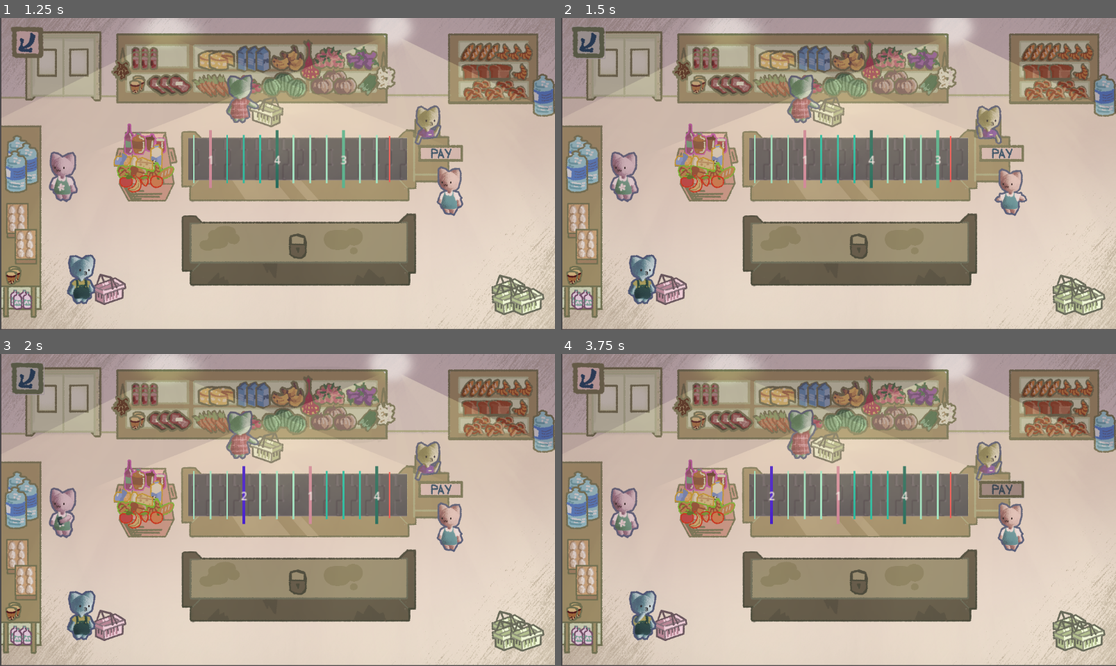
Above: before the commit, frames 1-4 (two rows, left to right).
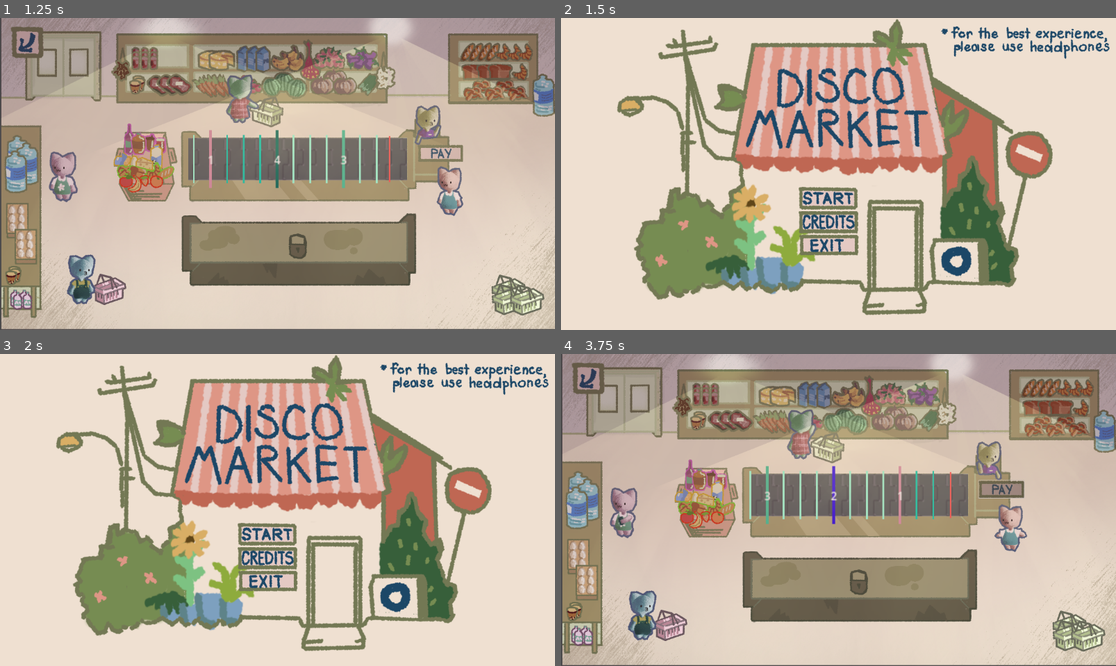
Above: after the commit, the same moments.

Repository: TheSenPie/disco-market
Game: Godot game, scene res://main_menu.tscn
Same seed, same stepped clock (60 frames per second), same inputs: the game is played once before the commit and once after it.
Inputs (mouse positions are in pixels of both pictures, inside the frame that each line leads up to):
- Up to frame 1 (1.25 s): click (266, 198) at 0.5 s
- Up to frame 2 (1.5 s): click (588, 42) at 1.25 s
- Up to frame 3 (2 s): no input
- Up to frame 4 (3.75 s): click (827, 534) at 2.02 s; click (999, 488) at 2.75 s; click (999, 488) at 3.5 s

Frame 1 is identical in both runs. In frame 2, 79% of the frame differs, in the area x 0-100%, y 0-100%; in frame 3, 79%; in frame 4, 2.2%.

Commit message:
Add return funcitonality

Diff:
--- /dev/null
+++ b/main.gd
@@ -0,0 +1,4 @@
+extends Node2D
+
+func _on_return_pressed() -> void:
+	get_tree().change_scene_to_file("res://main_menu.tscn")
--- a/main.tscn
+++ b/main.tscn
@@ -1,5 +1,6 @@
-[gd_scene load_steps=50 format=3 uid="uid://dmwrd6otsaew5"]
-
+[gd_scene load_steps=51 format=3 uid="uid://dmwrd6otsaew5"]
+
+[ext_resource type="Script" uid="uid://ck5j3nfnocsui" path="res://main.gd" id="1_facbu"]
 [ext_resource type="Texture2D" uid="uid://cq6wiqlvpd575" path="res://assets/preview.jpg" id="1_ig7tw"]
 [ext_resource type="PackedScene" uid="uid://dap73vn77pecc" path="res://objects/belt/belt.tscn" id="2_0xm2m"]
 [ext_resource type="Texture2D" uid="uid://biplig1hl5c62" path="res://assets/Sprites/background.png" id="2_efxa6"]
@@ -135,6 +136,7 @@
 
 [node name="Main" type="Node2D"]
 y_sort_enabled = true
+script = ExtResource("1_facbu")
 
 [node name="Preview" type="Sprite2D" parent="."]
 visible = false
@@ -325,3 +327,5 @@
 z_index = 10
 y_sort_enabled = true
 position = Vector2(333, 265)
+
+[connection signal="pressed" from="Return" to="." method="_on_return_pressed"]
Not shown, added: main.gd.uid
